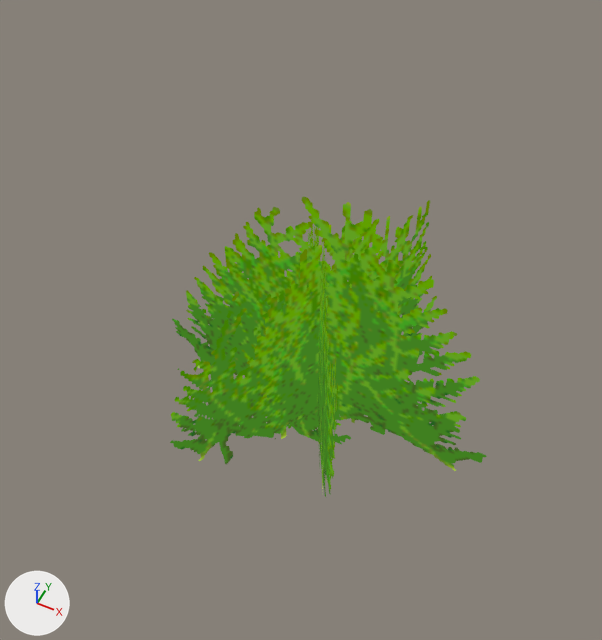
A saved change to the glTF model apps/web/public/assets/models/env/bush_04_far.glb.
Both versions are drawn from a 50 mm lens placed at (0.757, -1.65, 2.734), pointed at (-0.061, -0.015, 0.689). The lights are fixed; the arrows at lower left show +X, +Y and +Z. The older version comes first.

Names of what the first picture shows: 'env'.
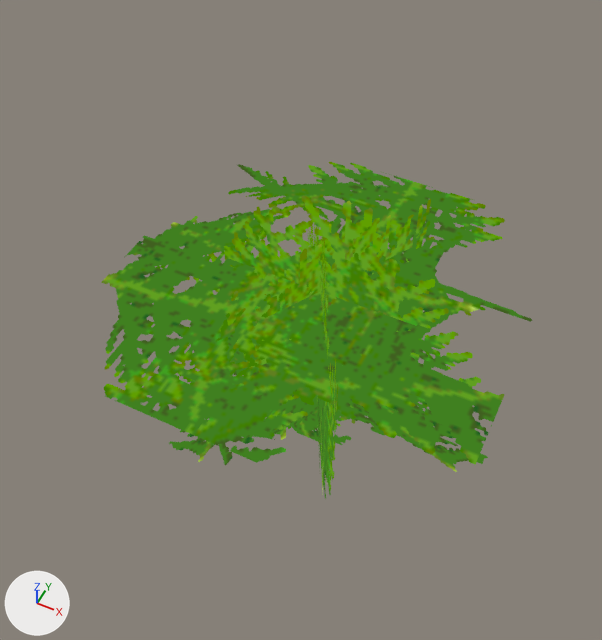
Boxes (x1, y1, x2, y2) around the edits, measured in the pictures (602 x 640 px):
'env', reshaped: before (170, 197, 487, 497); after (101, 162, 533, 498)
part 1 of me_mesh_0, added (green): after (101, 162, 533, 464)

What the commit changed:
me_mesh_0 is used by ob_env; location (0.0, 0.0, 0.0).
Verts and faces of me_mesh_0; kept vertices keep their numbers, new ones are numbered from 12.
me_mesh_0 had 12 vertices, 6 faces and spanned x -0.677..0.677, y -0.586..0.586, z 0.0..1.354.
me_mesh_0 now has 16 vertices, 8 faces and spans x -0.677..0.677, y -0.638..0.638, z 0.0..1.354.
Part 1, on me_mesh_0:
New vertex 12 is at (-0.638, 0.638, 0.839).
New vertex 13 is at (0.638, 0.638, 0.839).
New vertex 14 is at (0.638, -0.638, 0.839).
New vertex 15 is at (-0.638, -0.638, 0.839).
New faces: (12, 13, 14), (12, 14, 15).
